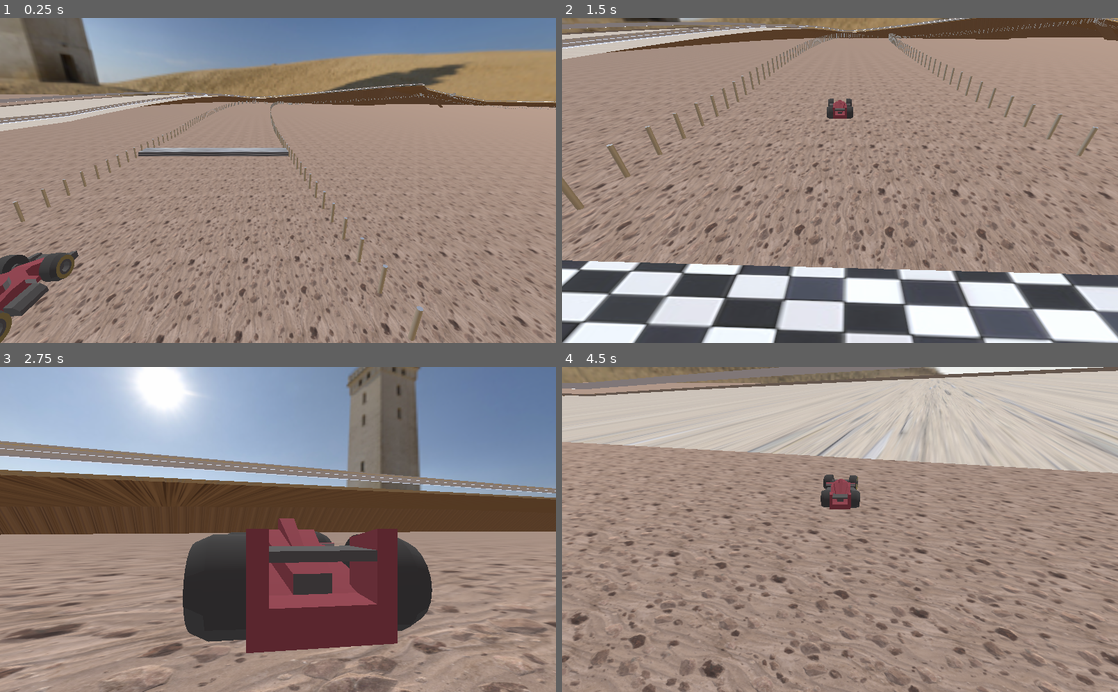
Above: before the commit, frames 1-4 (two rows, left to right).
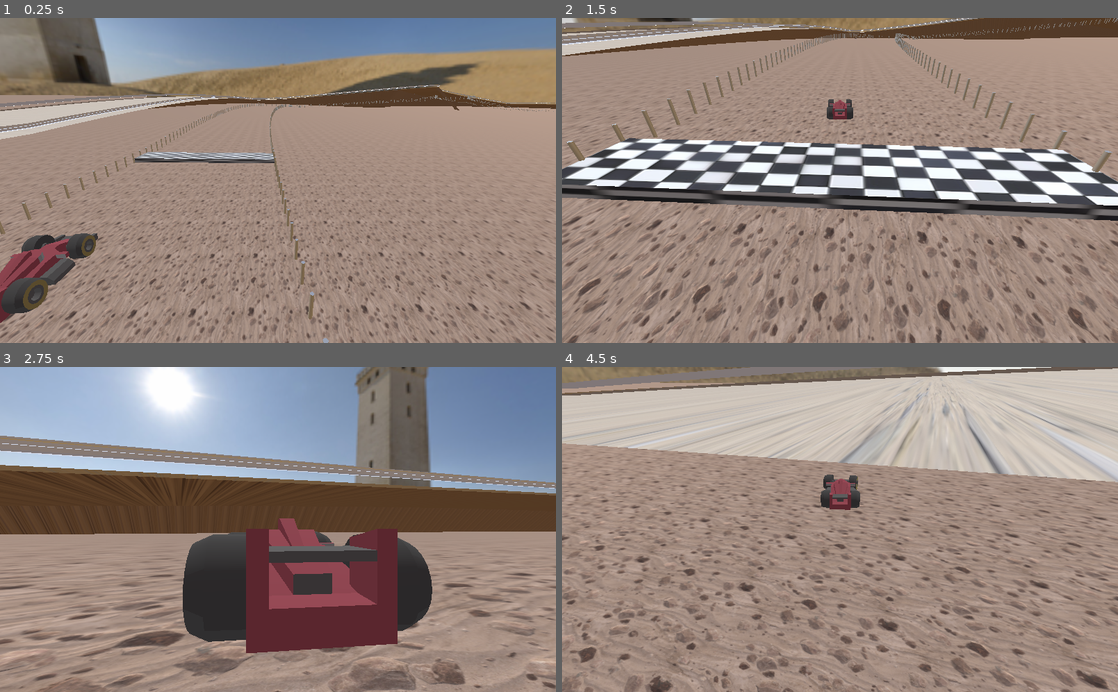
Above: after the commit, the same moments.

Repository: StianJakobsen/CuriosityForVelocity
Game: Godot game, scene res://Main.tscn
Two runs of this game, one before a commit and one after it. Both use one fixed random seed, a clock stepped at 60 frames per second and the inputs below. The project has no main scene, so this scene is started directly.
Inputs:
- Up to frame 1 (0.25 s): no input
- Up to frame 2 (1.5 s): hold Tab (change_camera) 0.53-1.28 s; hold W (accelerate) from 0.53 s (still down); tap Tab (change_camera) at 1.35 s
- Up to frame 3 (2.75 s): release W (accelerate) at 2.03 s; hold A (steer_left) from 2.03 s (still down); hold Tab (change_camera) from 2.03 s (still down)
- Up to frame 4 (4.5 s): release Tab (change_camera) at 2.78 s; tap Tab (change_camera) at 2.85, 4.35 s; release A (steer_left) at 3.53 s; hold S (brake) 3.53-4.28 s; hold Tab (change_camera) 3.53-4.28 s; hold D (steer_right) from 4.28 s (still down)

The runs differ from the first frame. In frame 1, 18% of the frame differs, in the area x 0-100%, y 0-100%; in frame 2, 51%; in frame 3, 18%; in frame 4, 21%.

Commit message:
Added sectors

Diff:
--- a/Assets/Scenes/DesertLevel.tscn
+++ b/Assets/Scenes/DesertLevel.tscn
@@ -1,12 +1,10 @@
-[gd_scene load_steps=13 format=2]
+[gd_scene load_steps=8 format=2]
 
 [ext_resource path="res://Assets/Materials/desert.tres" type="Material" id=1]
 [ext_resource path="res://Assets/Tracks/DessertTrack.tscn" type="PackedScene" id=2]
 [ext_resource path="res://Assets/Cars/cars_kenny/RaceCar.tscn" type="PackedScene" id=3]
 [ext_resource path="res://Assets/Scenes/ChaseCamera.tscn" type="PackedScene" id=4]
 [ext_resource path="res://Assets/Materials/desert_env.tres" type="Environment" id=5]
-[ext_resource path="res://Assets/Textures/goal_line.jpeg" type="Texture" id=6]
-[ext_resource path="res://Assets/Scenes/GoalLine.gd" type="Script" id=7]
 
 [sub_resource type="CubeMesh" id=1]
 material = ExtResource( 1 )
@@ -14,15 +12,6 @@
 
 [sub_resource type="BoxShape" id=2]
 extents = Vector3( 500, 0.5, 500 )
-
-[sub_resource type="SpatialMaterial" id=6]
-albedo_texture = ExtResource( 6 )
-uv1_scale = Vector3( 0.5, 2, 0.5 )
-
-[sub_resource type="CubeMesh" id=5]
-material = SubResource( 6 )
-
-[sub_resource type="BoxShape" id=7]
 
 [node name="Desert" type="Spatial"]
 
@@ -45,21 +34,7 @@
 
 [node name="DessertTrack" parent="." instance=ExtResource( 2 )]
 
-[node name="GoalLine" type="Area" parent="."]
-transform = Transform( 1, 0, 0, 0, 1, 0, 0, 0, 1, 0, 0, 71.2 )
-script = ExtResource( 7 )
+[node name="RaceCar" parent="." instance=ExtResource( 3 )]
+transform = Transform( -0.0647239, 0, 0.997903, 0, 1, 0, -0.997903, 0, -0.0647239, 12.815, 4.31267, 72.6877 )
 
-[node name="MeshInstance" type="MeshInstance" parent="GoalLine"]
-transform = Transform( 1, 0, 0, 0, 1, 0, 0, 0, 7.51539, 0, -0.0581264, 2.99393 )
-mesh = SubResource( 5 )
-material/0 = null
-
-[node name="CollisionShape" type="CollisionShape" parent="GoalLine"]
-transform = Transform( 1, 0, 0, 0, 1, 0, 0, 0, 7.515, 0, 0, 2.994 )
-shape = SubResource( 7 )
-
-[node name="RaceCar" parent="." instance=ExtResource( 3 )]
-transform = Transform( -0.0312363, 0, 0.999512, 0, 1, 0, -0.999512, 0, -0.0312363, 20.6321, 3.11996, 74.5772 )
-
-[connection signal="body_entered" from="GoalLine" to="GoalLine" method="_on_GoalLine_body_entered"]
 [connection signal="change_camera" from="RaceCar" to="ChaseCamera" method="_on_change_camera"]
--- a/Assets/Scenes/GoalLine.gd
+++ b/Assets/Scenes/GoalLine.gd
@@ -1,10 +1,30 @@
 extends Area
 
-var laps = 0
-
+var lap = 1
+var sector1 = false
+var sector2 = false
 
 
 func _on_GoalLine_body_entered(body):
 	if body.is_in_group('RaceCar'):
-		laps += 1
-		print('Driven')
+		if sector1 and sector2:
+			lap += 1
+			sector1 = false
+			sector2 = false
+			print('You are on lap ' + lap)
+		else:
+			print('You have to cross sector 1 and 2')
+
+
+
+func _on_Sector1_body_entered(body):
+	if body.is_in_group('RaceCar'):
+		sector1 = true
+		print('Sector 1 is entered')
+
+
+func _on_Sector2_body_entered(body):
+	if body.is_in_group('RaceCar'):
+		sector2 = true
+		print('Sector 2 is eneterd')
+		print(sector1)
--- a/Assets/Tracks/DessertTrack.tscn
+++ b/Assets/Tracks/DessertTrack.tscn
@@ -6,6 +6,8 @@
 [ext_resource path="res://Assets/Textures/Desert/TexturesCom_Rock_SandySoil2_1K_albedo.jpg" type="Texture" id=4]
 [ext_resource path="res://Assets/Textures/Desert/TexturesCom_Rock_SandySoil_1K_albedo (1).jpg" type="Texture" id=5]
 [ext_resource path="res://Assets/Textures/Desert/TexturesCom_Rock_SandySoil_1K_normal.jpg" type="Texture" id=6]
+[ext_resource path="res://Assets/Scenes/GoalLine.gd" type="Script" id=7]
+[ext_resource path="res://Assets/Textures/goal_line.jpeg" type="Texture" id=8]
 
 [sub_resource type="Curve3D" id=1]
 _data = {
@@ -54,6 +56,18 @@
 mesh = SubResource( 5 )
 transform_array = PoolVector3Array( 1, 0, 0, 0, 1, 0, 0, 0, 1, -79.3209, 0.417425, -103.884, 1, 0, 0, 0, 1, 0, 0, 0, 1, …(104628 unchanged characters)…
 
+[sub_resource type="SpatialMaterial" id=12]
+albedo_texture = ExtResource( 8 )
+uv1_scale = Vector3( 0.5, 2, 0.5 )
+
+[sub_resource type="CubeMesh" id=10]
+material = SubResource( 12 )
+
+[sub_resource type="BoxShape" id=11]
+
+[sub_resource type="BoxShape" id=13]
+extents = Vector3( 1, 0.204702, 5.6446 )
+
 [node name="DessertTrack" type="Path"]
 transform = Transform( 1.5, 0, 0, 0, 1.5, 0, 0, 0, 1.5, 0, 1, 0 )
 curve = SubResource( 1 )
@@ -122,4 +136,36 @@
 [node name="Posts" type="MultiMeshInstance" parent="."]
 multimesh = SubResource( 6 )
 
+[node name="GoalLine" type="Area" parent="."]
+transform = Transform( -1, 0, 0, 0, -1, 0, 0, 0, -0.670582, -6.10202, -1.10262, 51.612 )
+script = ExtResource( 7 )
+
+[node name="MeshInstance" type="MeshInstance" parent="GoalLine"]
+transform = Transform( 1, 0, 0, 0, 1, 0, 0, 0, 7.51539, 0, -0.0581264, 2.99393 )
+mesh = SubResource( 10 )
+material/0 = null
+
+[node name="CollisionShape" type="CollisionShape" parent="GoalLine"]
+transform = Transform( 1, 0, 0, 0, 1, 0, 0, 0, 7.515, 0, -0.058, 2.994 )
+shape = SubResource( 11 )
+
+[node name="Sector1" type="Area" parent="."]
+transform = Transform( 1, 0, 0, 0, 1, 0, 0, 0, 1, -11.555, 1.28583, -103.84 )
+script = ExtResource( 7 )
+
+[node name="CollisionShape" type="CollisionShape" parent="Sector1"]
+transform = Transform( 1, 0, 0, 0, 1, 0, 0, 0, 1, 0, 0, 0.649689 )
+shape = SubResource( 13 )
+
+[node name="Sector2" type="Area" parent="."]
+transform = Transform( 1, 0, 0, 0, 1, 0, 0, 0, 1, -11.555, 1.28583, -103.84 )
+script = ExtResource( 7 )
+
+[node name="CollisionShape" type="CollisionShape" parent="Sector2"]
+transform = Transform( 0.202582, 0, -0.979265, 0, 1, 0, 0.979265, 0, 0.202582, 143.856, 1.11424, 45.8463 )
+shape = SubResource( 13 )
+
 [connection signal="curve_changed" from="." to="." method="_on_DessertTrack_curve_changed"]
+[connection signal="body_entered" from="GoalLine" to="GoalLine" method="_on_GoalLine_body_entered"]
+[connection signal="body_entered" from="Sector1" to="Sector1" method="_on_Sector1_body_entered"]
+[connection signal="body_entered" from="Sector2" to="Sector2" method="_on_Sector2_body_entered"]
--- a/default_env.tres
+++ b/default_env.tres
@@ -1,5 +1,7 @@
-[gd_resource type="Environment" format=2]
+[gd_resource type="Environment" load_steps=2 format=2]
+
+[sub_resource type="ProceduralSky" id=1]
 
 [resource]
 background_mode = 2
-ambient_light_color = Color( 0, 0.556863, 0.964706, 1 )
+background_sky = SubResource( 1 )
Not shown: 4 places in Assets/Tracks/DessertTrack.tscn that only renumber resources
